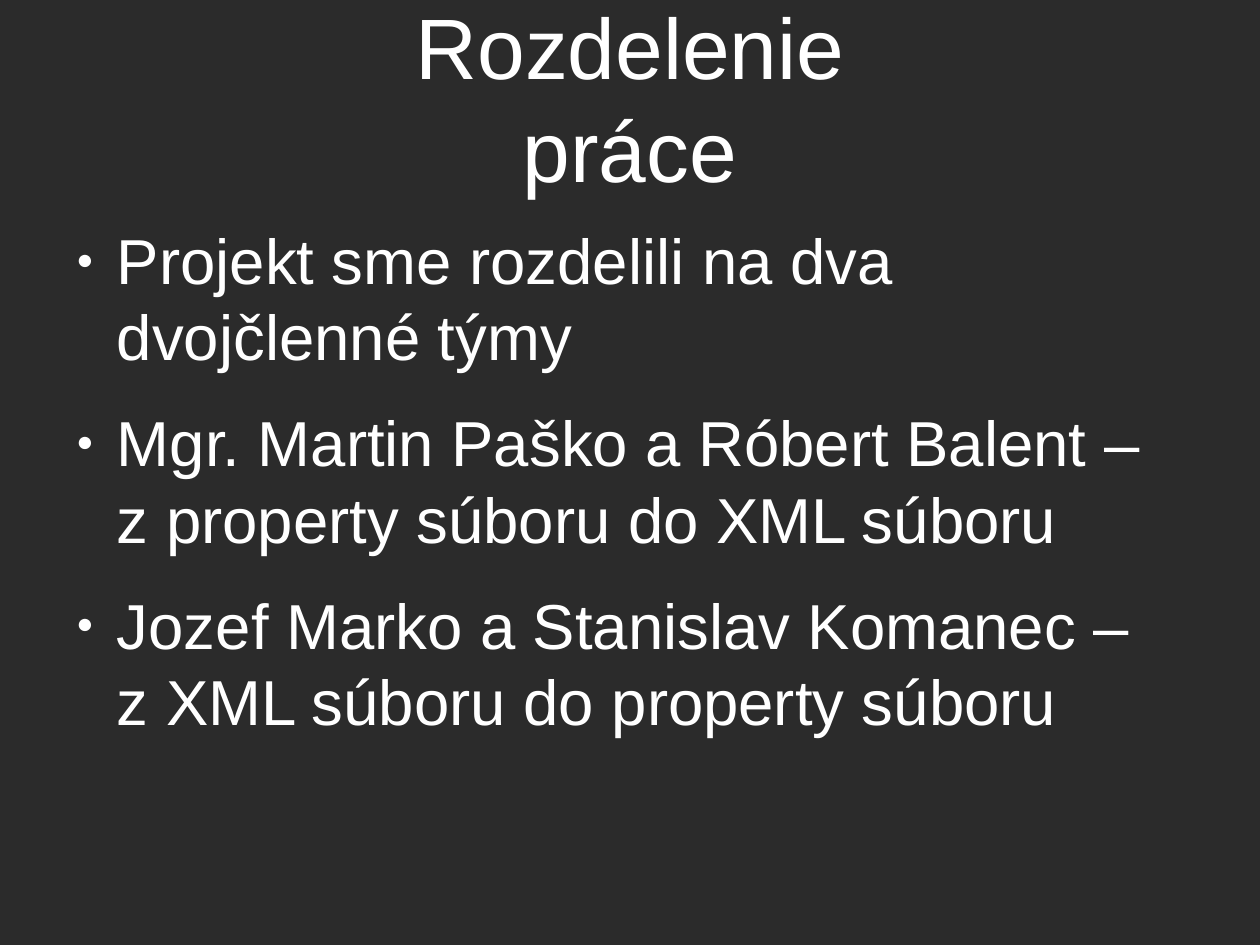
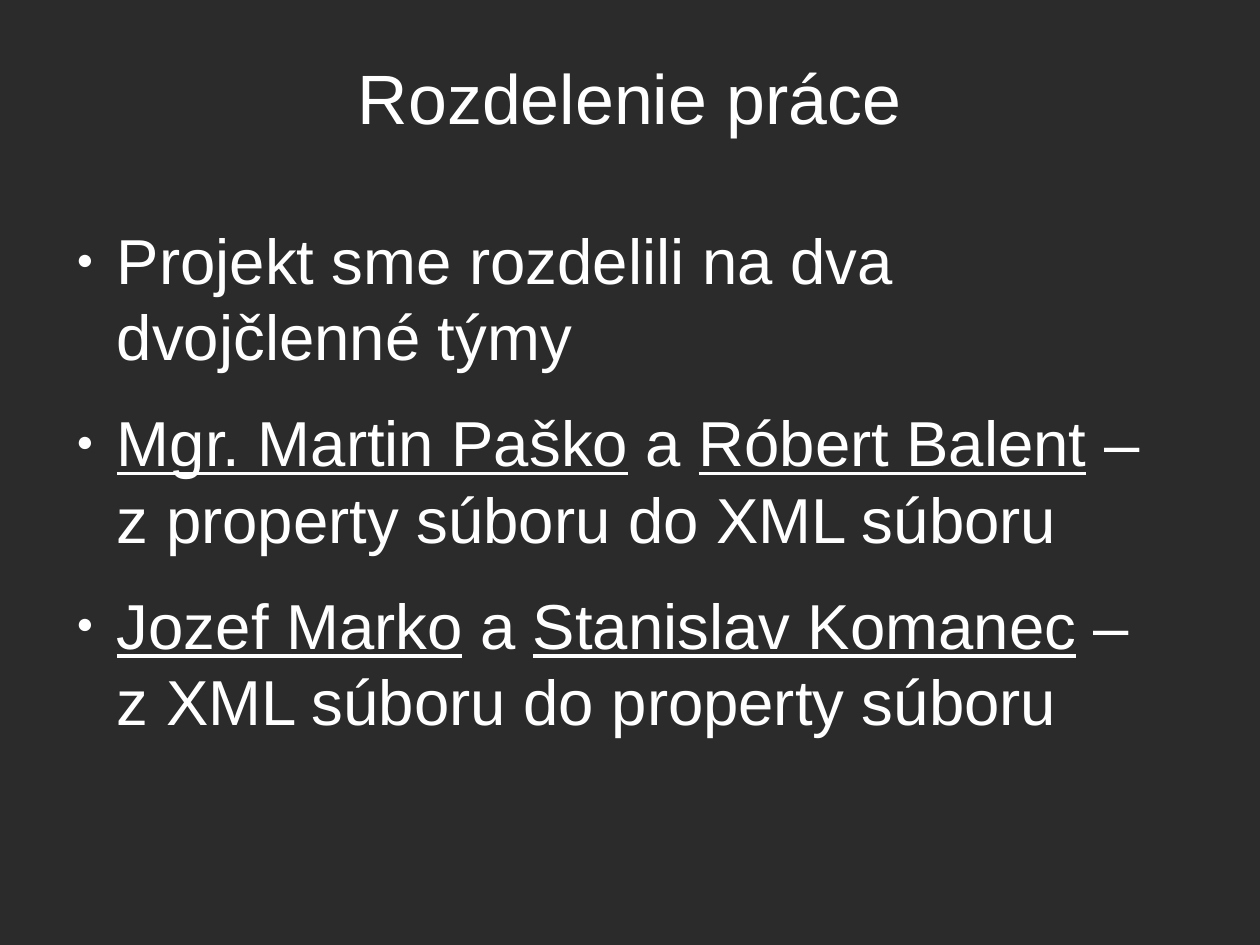
Before and after one commit to balent/Log4j-Convert-Configuration, a slide deck: slide 4 of prezentacia/log4j.odp. Drawn at 1260x945 pixels with LibreOffice and Linux fonts; fonts in the diff are those of the drawing; background and template pictures are left out; a plain dark background stands for a picture behind light text. Boxes give left, top, right and bottom in pixels: in the first picture for what was removed or moved away, otherwise in the second. Text is boxed around its words. In the diff, an @@ line names an element or a change of style, - is before the commit and + after.

```diff
--- a/prezentacia/log4j.odp
+++ b/prezentacia/log4j.odp
@@ title "Rozdelenie práce": place and size @@
-title "Rozdelenie práce" at box(416, 17, 845, 198)
+title "Rozdelenie práce" at box(358, 72, 902, 138)
@@ title "Rozdelenie práce" at box(358, 72, 902, 138): size 54 to 44 pt @@
@@ text at box(117, 419, 1087, 737): underline on in "Mgr. Martin Paško Róbert Balent", "Jozef Marko Stanislav Komanec" @@
```
Also in this commit, not shown: 6 other slides changed, 5 slides added, 1 slide removed.
